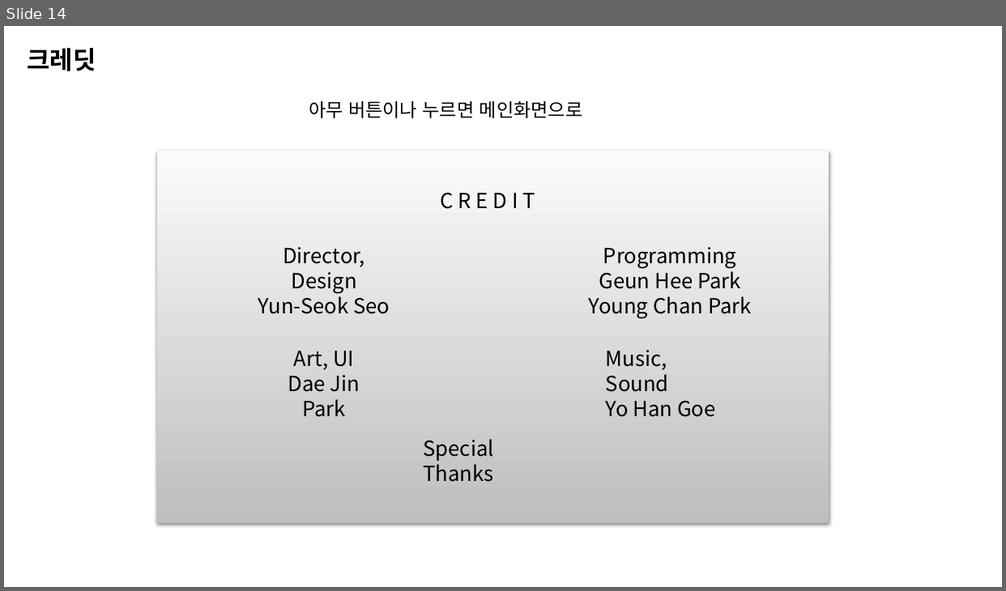
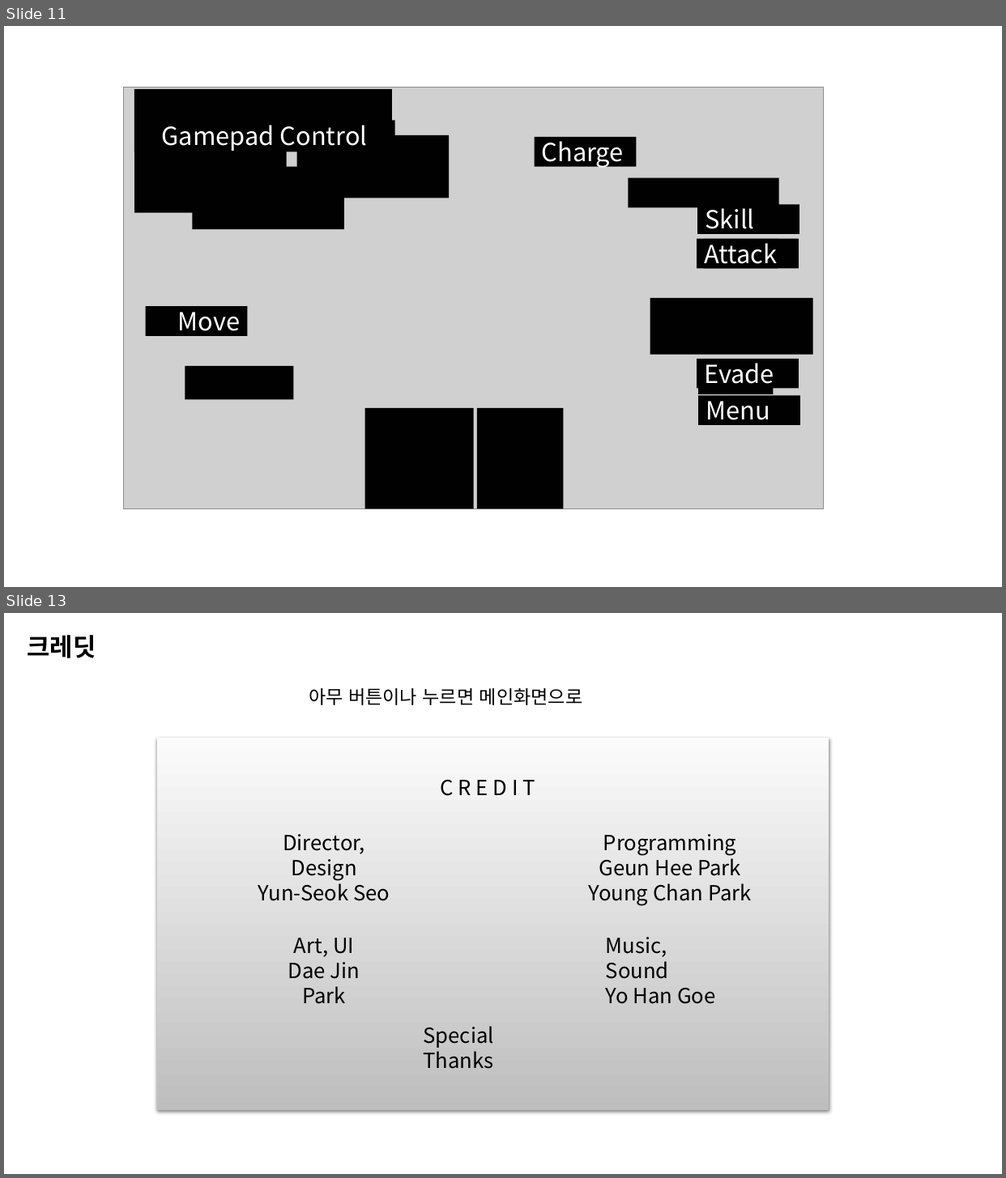
Before and after one commit to penspanic/ITWGamejam, a slide deck: Plan/Rocketman_씬&스킬구성.pptx. Shown one above the other, each under a label of ours: slide 14 before the commit, slides 11 and 13 after it; the slides between them are not shown. The pictures are 1006x591 and 1006x1178 pixels, drawn with LibreOffice and Linux fonts; fonts in the diff are those of the drawing; grey boxes stand for pictures. Boxes give left, top, right and bottom in pixels: in the first picture for what was removed or moved away, otherwise in the second. Text is boxed around its words. In the diff, an @@ line names an element or a change of style, - is before the commit and + after.

```diff
--- a/Plan/Rocketman_씬&스킬구성.pptx
+++ b/Plan/Rocketman_씬&스킬구성.pptx
@@ slide 11 added at (x1=4, y1=26, x2=1002, y2=587), background #FFFFFF @@
@@ group added at (x1=124, y1=88, x2=823, y2=510): 18 rectangles, 1 picture, 1 text @@
+Charge
+Evade
+Skill
+Attack
+Move
+Menu
+Gamepad Control
@@ what was slide 14 is now slide 13 @@
```
Also in this commit, not shown: 1 slide changed, 2 other slides added, 4 slides removed, 2 other files.
